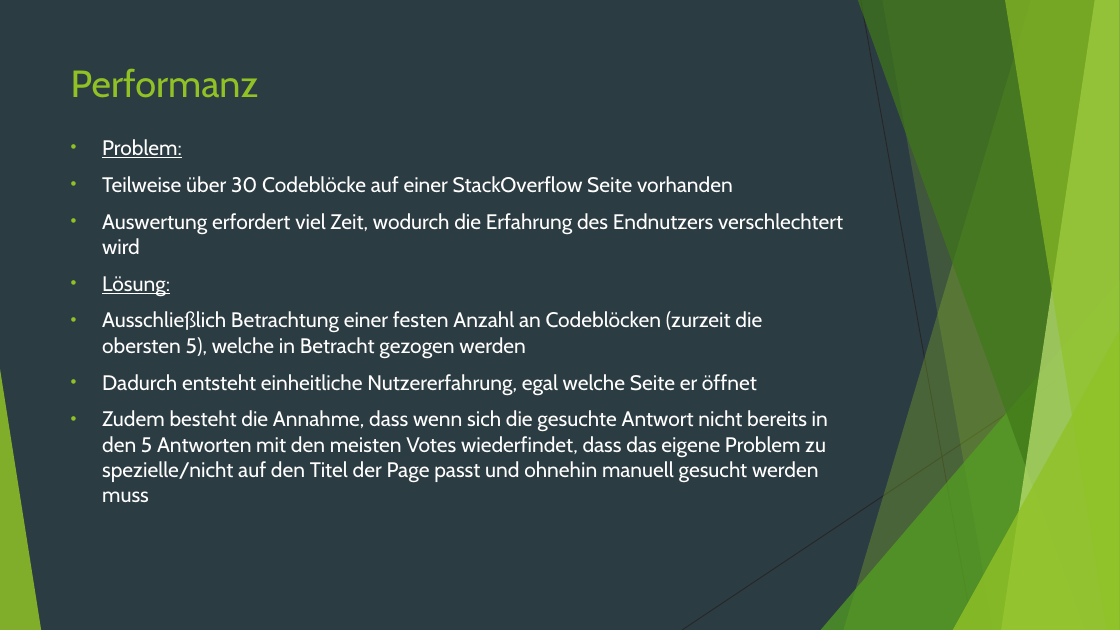
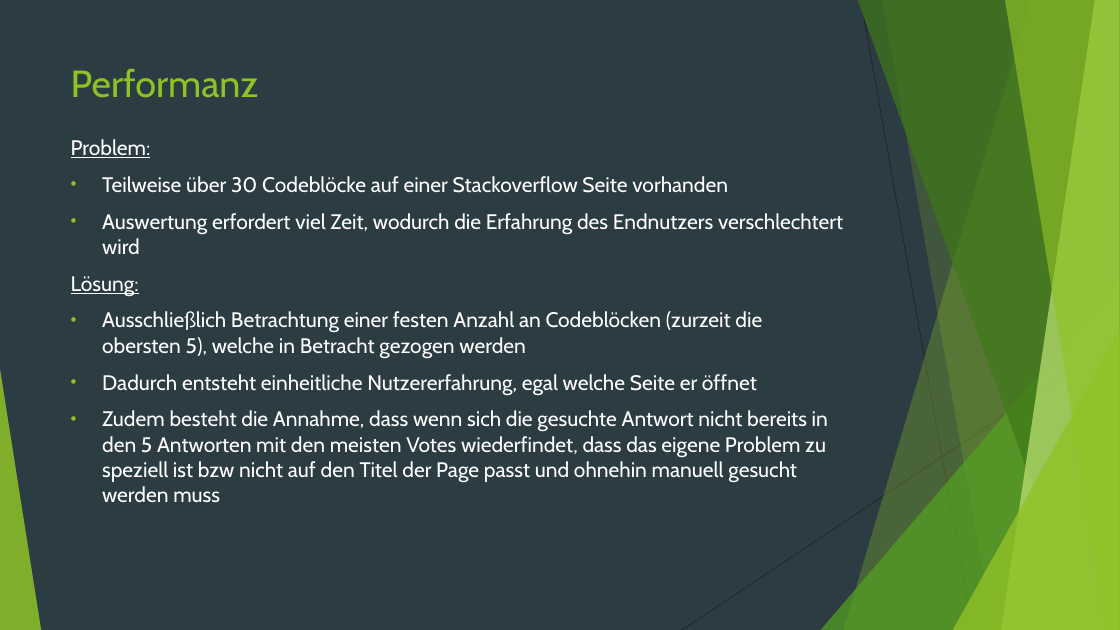
Before and after one commit to sgimmini/frag.extract.a, a slide deck: slide 16 of weekly_presentations/frag.extract_2019-08-22_Abschluss.pptx (slide 17 before the commit). Drawn at 1120x630 pixels with LibreOffice and Linux fonts; fonts in the diff are those of the drawing. Boxes give left, top, right and bottom in pixels: in the first picture for what was removed or moved away, otherwise in the second. Text is boxed around its words. In the diff, an @@ line names an element or a change of style, - is before the commit and + after.

```diff
--- a/weekly_presentations/frag.extract_2019-08-22_Abschluss.pptx
+++ b/weekly_presentations/frag.extract_2019-08-22_Abschluss.pptx
@@ text at box(71, 139, 151, 297): bullet • to none @@
@@ text at box(102, 176, 728, 193): text changed @@
-• Teilweise über 30 Codeblöcke auf einer StackOverflow Seite vorhanden
+• Teilweise über 30 Codeblöcke auf einer Stackoverflow Seite vorhanden
@@ text at box(102, 410, 828, 502): text changed @@
-• Zudem besteht die Annahme, dass wenn sich die gesuchte Antwort nicht bereits in den 5 Antworten mit den meisten Votes wiederfindet, dass das eigene Problem zu spezielle/nicht auf den Titel der Page passt und ohnehin manuell gesucht werden muss
+• Zudem besteht die Annahme, dass wenn sich die gesuchte Antwort nicht bereits in den 5 Antworten mit den meisten Votes wiederfindet, dass das eigene Problem zu speziell ist bzw nicht auf den Titel der Page passt und ohnehin manuell gesucht werden muss
```
Also in this commit, not shown: 15 other slides changed, 1 slide removed.
